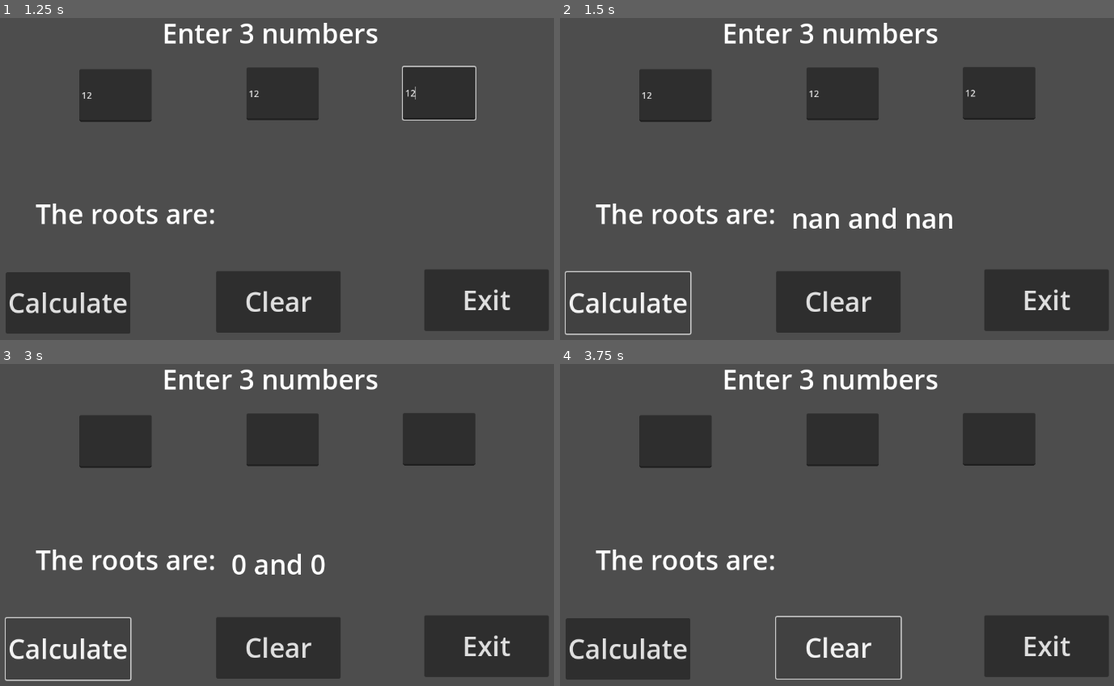
Above: before the commit, frames 1-4 (two rows, left to right).
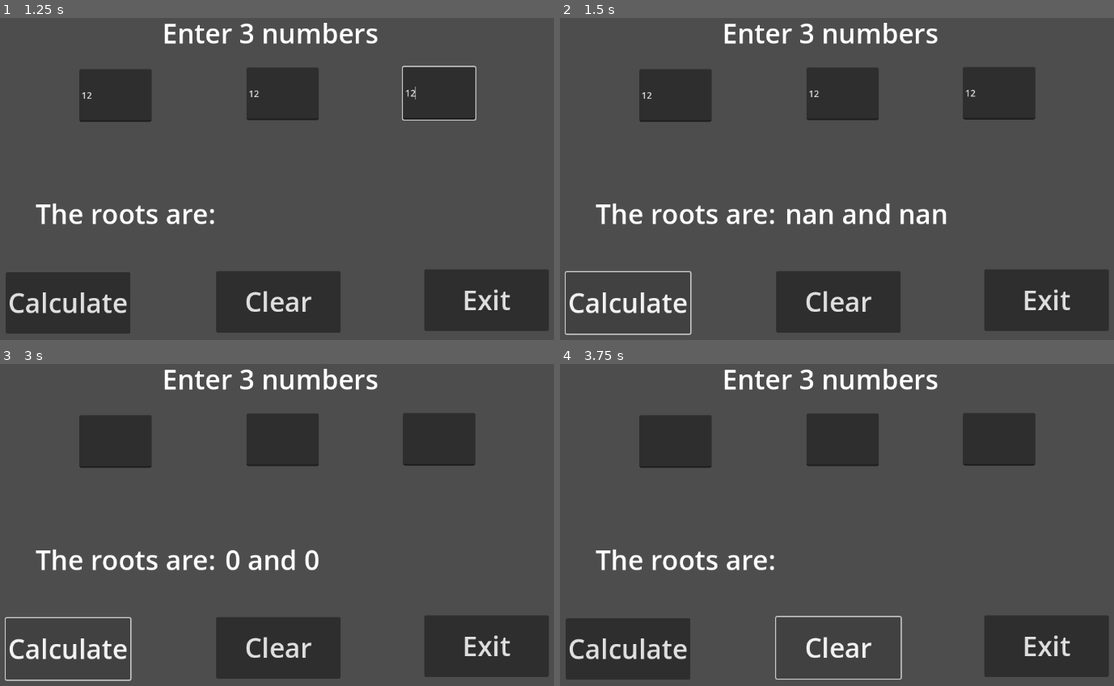
Above: after the commit, the same moments.

Repository: owenreal/game-design-1
Game: Godot game, scene res://Langdocs/prog_58b.tscn
Two runs of this game, one before a commit and one after it. Both use one fixed random seed, a clock stepped at 60 frames per second and the inputs below. The project has no main scene, so this scene is started directly.
Inputs (mouse positions are in pixels of both pictures, inside the frame that each line leads up to):
- Up to frame 1 (1.25 s): click (116, 95) at 0.52 s; type "12" at 0.6 s; click (282, 95) at 0.75 s; type "12" at 0.83 s; click (437, 92) at 0.98 s; type "12" at 1.07 s
- Up to frame 2 (1.5 s): click "Calculate" at 1.25 s
- Up to frame 3 (3 s): click "Clear" at 2 s; click "Calculate" at 2.75 s
- Up to frame 4 (3.75 s): click "Clear" at 3.5 s

Frame 1 is identical in both runs. In frame 2, 1.1% of the frame differs, in the area x 41-71%, y 57-66%; in frame 3, 0.7%; in frame 4, nothing differs.

Commit message:
9/10 58b

Diff:
--- a/Langdocs/prog_58b.tscn
+++ b/Langdocs/prog_58b.tscn
@@ -55,10 +55,10 @@
 
 [node name="lblRoots" type="Label" parent="."]
 layout_mode = 0
-offset_left = 496.0
-offset_top = 356.0
-offset_right = 817.0
-offset_bottom = 441.0
+offset_left = 485.0
+offset_top = 348.0
+offset_right = 806.0
+offset_bottom = 433.0
 theme = ExtResource("1_pbyhv")
 vertical_alignment = 1
 
--- /dev/null
+++ b/Langdocs/prog_88a.tscn
@@ -0,0 +1,90 @@
+[gd_scene load_steps=5 format=3 uid="uid://b8160qemgq6tf"]
+
+[ext_resource type="Script" path="res://prog_88a.gd" id="1_ndv1f"]
+[ext_resource type="Theme" uid="uid://1r65p8sxjs8f" path="res://big_font.tres" id="2_wyk2f"]
+
+[sub_resource type="LabelSettings" id="LabelSettings_3q3rh"]
+font_size = 41
+
+[sub_resource type="LabelSettings" id="LabelSettings_cl55b"]
+font_size = 38
+
+[node name="Prog88a" type="Control"]
+layout_mode = 3
+anchors_preset = 15
+anchor_right = 1.0
+anchor_bottom = 1.0
+grow_horizontal = 2
+grow_vertical = 2
+script = ExtResource("1_ndv1f")
+
+[node name="LineEdit" type="LineEdit" parent="."]
+layout_mode = 0
+offset_right = 375.0
+offset_bottom = 92.0
+
+[node name="LineEdit2" type="LineEdit" parent="."]
+layout_mode = 0
+offset_left = 777.0
+offset_right = 1152.0
+offset_bottom = 92.0
+
+[node name="Label" type="Label" parent="."]
+layout_mode = 0
+offset_left = 7.0
+offset_top = 103.0
+offset_right = 1139.0
+offset_bottom = 541.0
+theme = ExtResource("2_wyk2f")
+text = "Sum:
+Difference:
+Product:
+Average:
+Abs. Distance:
+Max:
+Min:"
+label_settings = SubResource("LabelSettings_3q3rh")
+horizontal_alignment = 1
+vertical_alignment = 1
+
+[node name="btnCalc" type="Button" parent="."]
+layout_mode = 0
+offset_left = 23.0
+offset_top = 551.0
+offset_right = 247.0
+offset_bottom = 632.0
+theme = ExtResource("2_wyk2f")
+text = "Calculate"
+
+[node name="btnClear" type="Button" parent="."]
+layout_mode = 0
+offset_left = 458.0
+offset_top = 552.0
+offset_right = 682.0
+offset_bottom = 633.0
+theme = ExtResource("2_wyk2f")
+text = "Clear"
+
+[node name="btnExit" type="Button" parent="."]
+layout_mode = 0
+offset_left = 905.0
+offset_top = 549.0
+offset_right = 1129.0
+offset_bottom = 630.0
+theme = ExtResource("2_wyk2f")
+text = "Exit"
+
+[node name="Label2" type="Label" parent="."]
+layout_mode = 0
+offset_left = 425.0
+offset_top = 17.0
+offset_right = 730.0
+offset_bottom = 70.0
+text = "Enter 2 numbers"
+label_settings = SubResource("LabelSettings_cl55b")
+horizontal_alignment = 1
+vertical_alignment = 1
+
+[connection signal="pressed" from="btnCalc" to="." method="_on_btn_calc_pressed"]
+[connection signal="pressed" from="btnClear" to="." method="_on_btn_clear_pressed"]
+[connection signal="pressed" from="btnExit" to="." method="_on_btn_exit_pressed"]
--- /dev/null
+++ b/prog_88a.gd
@@ -0,0 +1,45 @@
+extends Control
+
+func _on_btn_calc_pressed() -> void:
+	var num1 = int($LineEdit.text)
+	var num2 = int($LineEdit2.text)
+	var Sum = num1 + num2
+	var Diff = num1 - num2
+	var Product = num1 * num2
+	var Average = Sum / 2
+
+	var Abs = abs(Diff)
+	var Max = 0
+	var Min = 0
+
+	if num1 > num2:
+		Max = num1
+	else:
+		Max = num2
+
+	if Max == num1:
+		Min = num2
+	else:
+		Min = num1
+
+	$Label.text = "Sum: " + str(Sum) + \
+				  "\nDifference: " + str(Diff) + \
+				  "\nProduct: " + str(Product) + \
+				  "\nAverage: " + str(Average) + \
+				  "\nAbs. Distance: " + str(Abs) + \
+				  "\nMax: " + str(Max) + \
+				  "\nMin: " + str(Min)
+
+func _on_btn_clear_pressed() -> void:
+	$LineEdit.text = ""
+	$LineEdit2.text = ""
+	$Label.text = "Sum:" + \
+				  "\nDifference:" + \
+				  "\nProduct:" + \
+				  "\nAverage:" + \
+				  "\nAbs. Distance:" + \
+				  "\nMax:" + \
+				  "\nMin:"
+
+func _on_btn_exit_pressed() -> void:
+	get_tree().quit()
